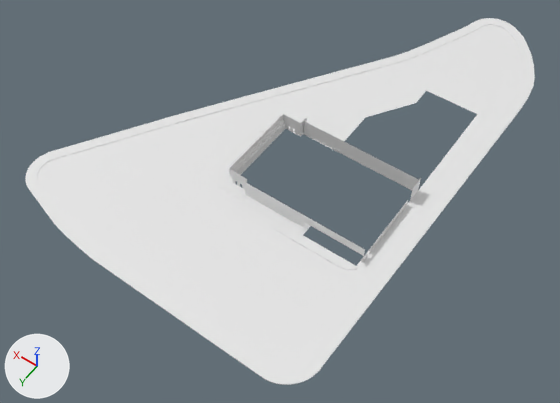
Renders of the FBX model Assets/Simulator/Models/Stage/Kooser Exterior.fbx from each side of a commit.
The view is the same before and after, from a camera (50 mm lens) standing at (-38.6, 206.8, 160.0) and looking at (40.2, 96.4, -13.5). Arrows for +X, +Y and +Z are at lower left; the lights stay in place. Materials are left out; every surface is plain grey. Vertices at the same position are counted once.

Names of what the first picture shows: 'Exterior'.
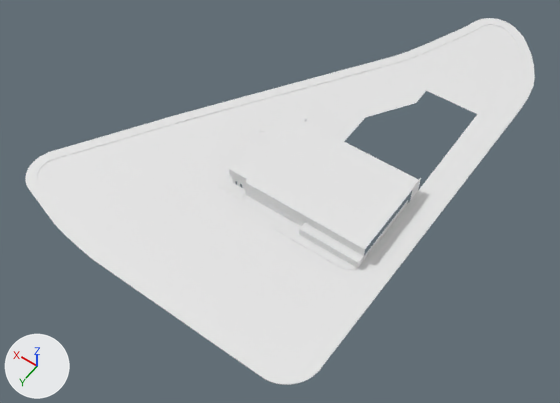
The newer file is also rescaled (x1.076), turned or shifted as a whole; pictures and numbers use the older file's frame.

Pixel boxes [x1, y1, x2, y2] of what changed, in the pictures (560 x 403 px):
part 1 of me_plane_015, added: after [229, 114, 421, 268]

Edits to the bpy script that builds the scene:
```text
Change me_plane_015:
    used by ob_exterior; location = (0.0, 0.0, 0.0)
    remove me_plane_015.from_pydata(...)  # 832 vertices, 434 faces; spans x -2.7..96.6, y 4.1..147.6, z -0.1..5.3
    add me_plane_015.from_pydata(...)  # 841 vertices, 440 faces; spans x -2.7..96.6, y 4.1..147.6, z -0.1..5.3
    me_plane_015 part 1
    9 vertices are added at x 6.5..43.0, y 107.2..110.9, z 0.0..2.6
    6 new faces join them
```
